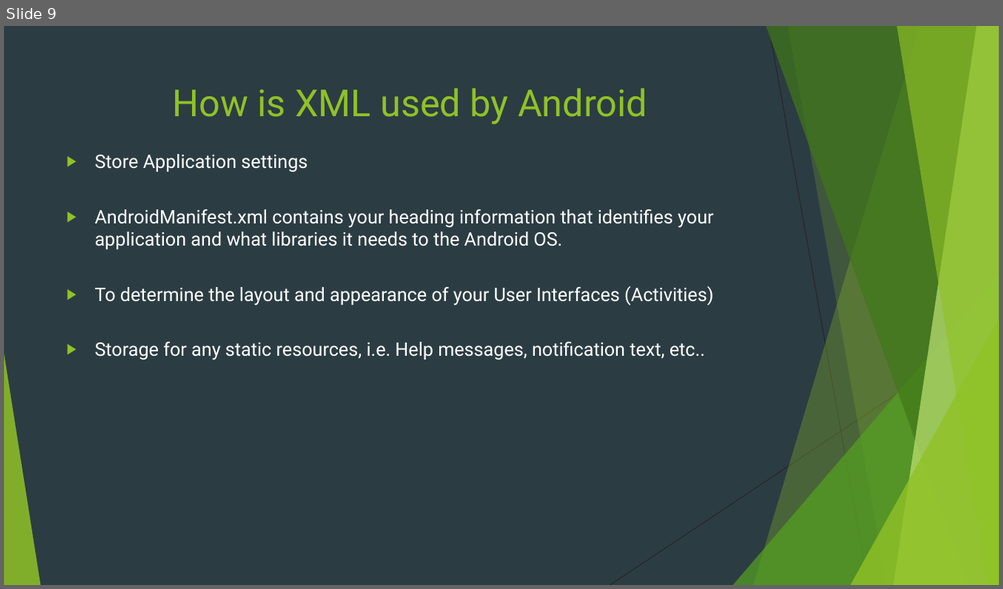
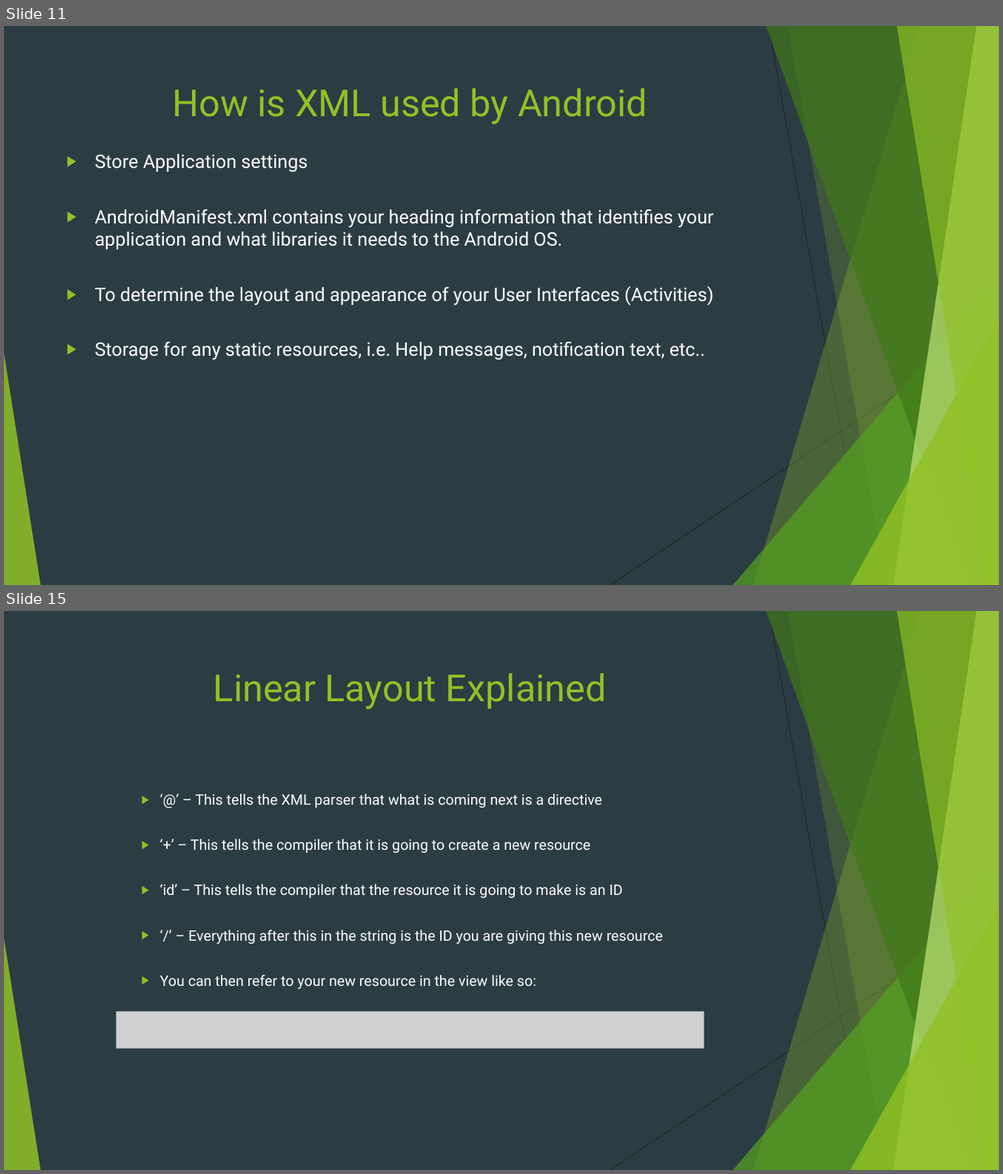
Before and after one commit to Sylvia-Olliff/XML-class, a slide deck: XML for Android.pptx. Shown one above the other, each under a label of ours: slide 9 before the commit, slides 11 and 15 after it; the slides between them are not shown. The pictures are 1003x589 and 1003x1174 pixels, drawn with LibreOffice and Linux fonts; fonts in the diff are those of the drawing; grey boxes stand for pictures. Boxes give left, top, right and bottom in pixels: in the first picture for what was removed or moved away, otherwise in the second. Text is boxed around its words. In the diff, an @@ line names an element or a change of style, - is before the commit and + after.

```diff
--- a/XML for Android.pptx
+++ b/XML for Android.pptx
@@ slide 15 added at [4,611,999,1170], background #2C3C43; not listed: 10 template elements that a slide beside it also shows @@
@@ title added at [213,673,606,709], 36 pt, text #90C226 @@
+Linear Layout Explained
@@ text added at [160,794,663,989], 14 pt, text #FFFFFF @@
+    ▶ ‘@’ – This tells the XML parser that what is coming next is a directive
+    ▶ ‘+’ – This tells the compiler that it is going to create a new resource
+    ▶ ‘id’ – This tells the compiler that the resource it is going to make is an ID
+    ▶ ‘/’ – Everything after this in the string is the ID you are giving this new resource
+    ▶ You can then refer to your new resource in the view like so:
@@ picture added at [116,1011,705,1048] @@
@@ what was slide 9 is now slide 11 @@
```
Also in this commit, not shown: 3 slides changed, 7 other slides added.
